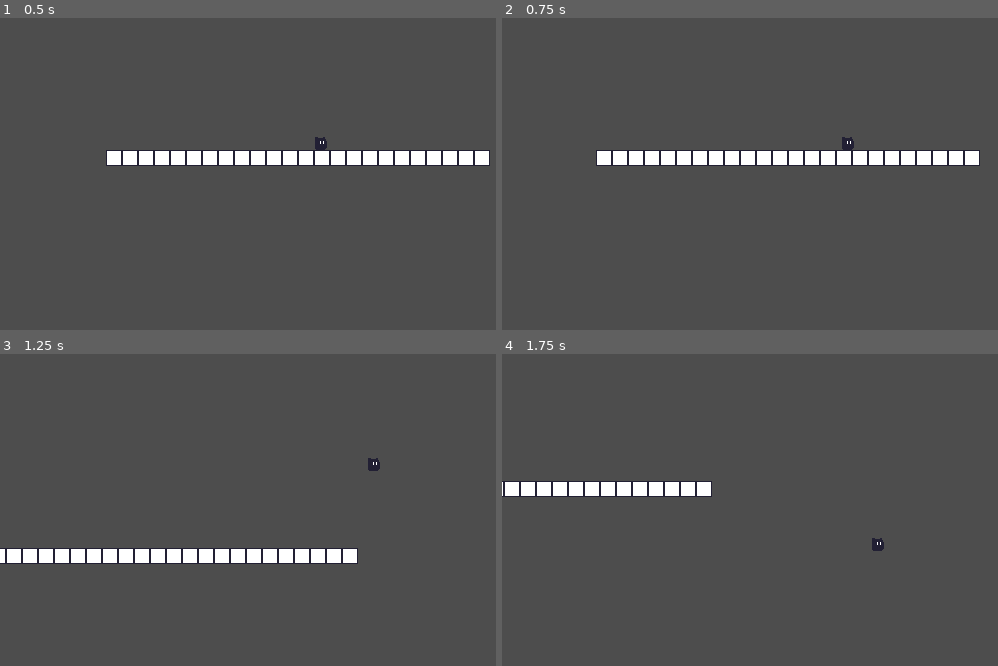
Above: before the commit, frames 1-4 (two rows, left to right).
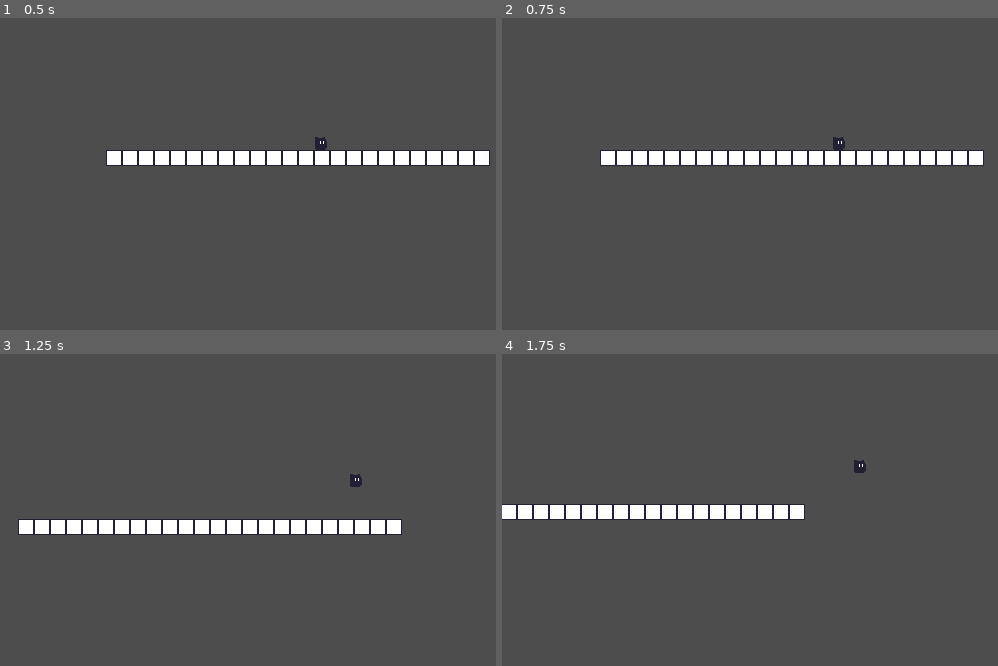
Above: after the commit, the same moments.

Repository: AtomicAntt/ShadowPlatformerGame
Game: Godot game, scene res://MainScene/main.tscn
Two runs of this game, one before a commit and one after it. Both use one fixed random seed, a clock stepped at 60 frames per second and the inputs below.
Inputs:
- Up to frame 1 (0.5 s): no input
- Up to frame 2 (0.75 s): tap Enter at 0.5 s; hold D (right) from 0.53 s (still down)
- Up to frame 3 (1.25 s): keep holding D (right); tap Space (up) at 0.77 s
- Up to frame 4 (1.75 s): keep holding D (right); tap Space (up) at 1.52 s

Frame 1 is identical in both runs. In frame 2, 1.1% of the frame differs, in the area x 18-98%, y 38-48%; in frame 3, 7.9%, in the area x 0-82%, y 33-68%; in frame 4, 5.5%.

Commit message:
Re-adjust movement variables

Diff:
--- a/GameObjects/Player.gd
+++ b/GameObjects/Player.gd
@@ -3,8 +3,8 @@
 enum States {AIR, FLOOR, DEAD}
 var state: States = States.AIR
 
-const SPEED = 300.0
-const JUMP_VELOCITY = -400.0
+const SPEED = 200.0
+const JUMP_VELOCITY = -300.0
 
 # Get the gravity from the project settings to be synced with RigidBody nodes.
 var gravity = ProjectSettings.get_setting("physics/2d/default_gravity")
@@ -34,7 +34,7 @@
 		velocity.x = lerp(velocity.x, -SPEED, 0.2)
 		$AnimatedSprite2D.flip_h = true
 	else:
-		velocity.x = lerp(velocity.x, 0.0, 0.2)
+		velocity.x = lerp(velocity.x, 0.0, 0.4)
 
 func fall(delta: float) -> void:
 	velocity.y += gravity * delta
